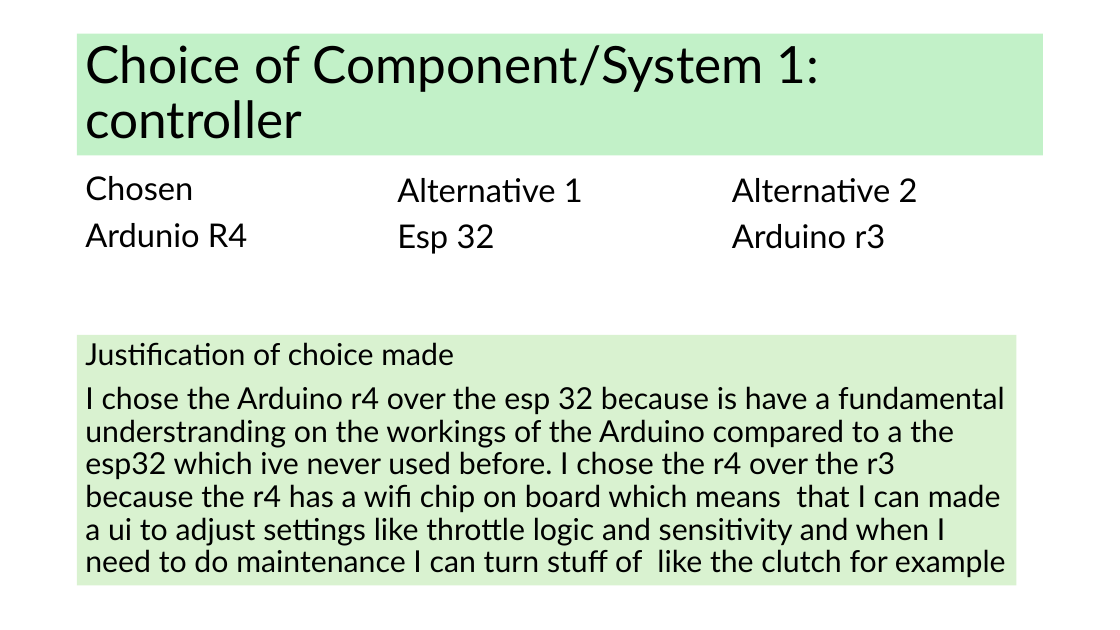
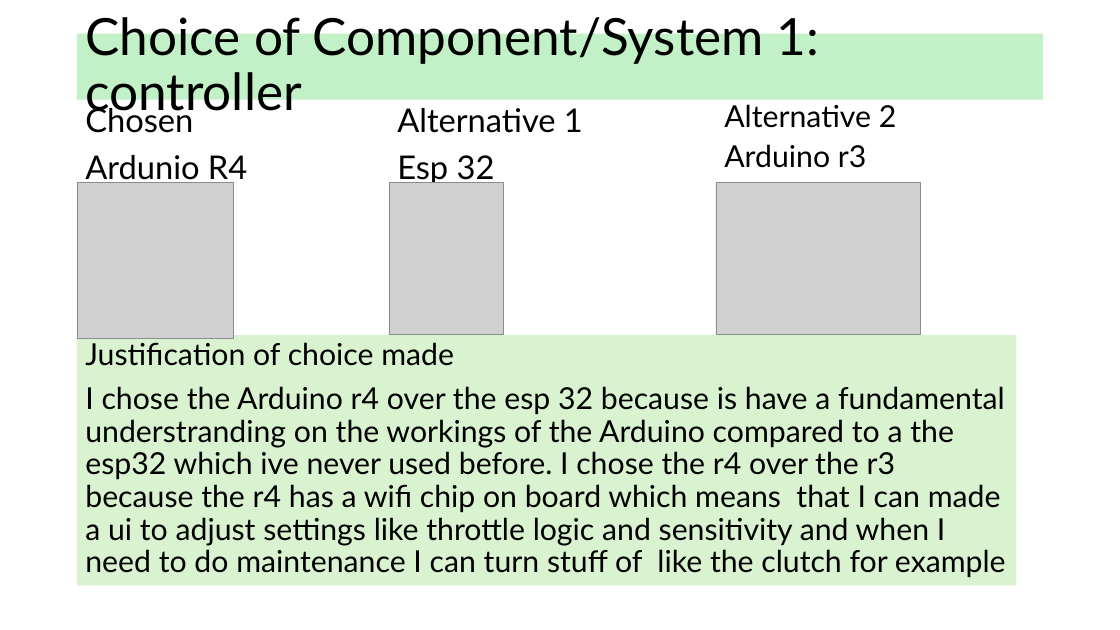
Before and after one commit to Heinrich70/Heinrich-13-Di-70cc-hybrid-pitbike, a slide deck: slide 11 of AS91904 Electronics Heinrich Venter.pptx. Drawn at 1120x630 pixels with LibreOffice and Linux fonts; fonts in the diff are those of the drawing; grey boxes stand for pictures. Boxes give left, top, right and bottom in pixels: in the first picture for what was removed or moved away, otherwise in the second. Text is boxed around its words. In the diff, an @@ line names an element or a change of style, - is before the commit and + after.

```diff
--- a/AS91904 Electronics Heinrich Venter.pptx
+++ b/AS91904 Electronics Heinrich Venter.pptx
@@ title "Choice of Component/System 1: controller": place and size @@
-title "Choice of Component/System 1: controller" at (77, 34, 1044, 155)
+title "Choice of Component/System 1: controller" at (77, 34, 1044, 100)
@@ text "Chosen" rewrapped from (85, 176, 247, 248) to (85, 103, 247, 185) @@
@@ text "Alternative 1": place and size @@
-text "Alternative 1" at (397, 178, 583, 254)
+text "Alternative 1" at (397, 108, 583, 185)
@@ text "Alternative 2": place and size @@
-text "Alternative 2" at (732, 178, 918, 249)
+text "Alternative 2" at (724, 104, 897, 168)
@@ text "Alternative 2" at (724, 104, 897, 168): size 28 to 25.9 pt; line spacing 0.9 to 0.8 @@
@@ picture added at (77, 182, 234, 339) @@
@@ picture added at (389, 182, 503, 335) @@
@@ picture added at (716, 182, 921, 335) @@
```
Also in this commit, not shown: 6 other slides changed, 1 other file.
